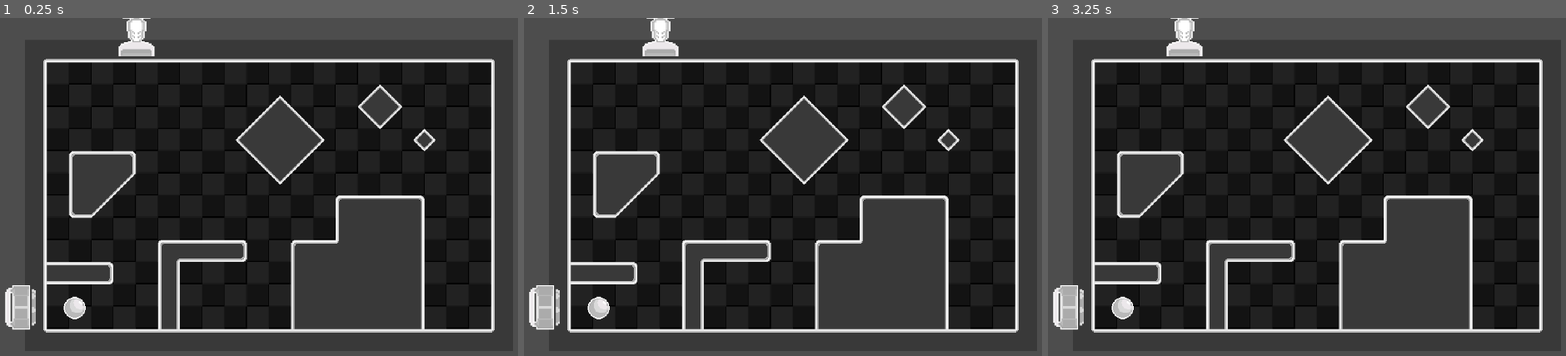
Above: before the commit, frames 1-3 (left to right).
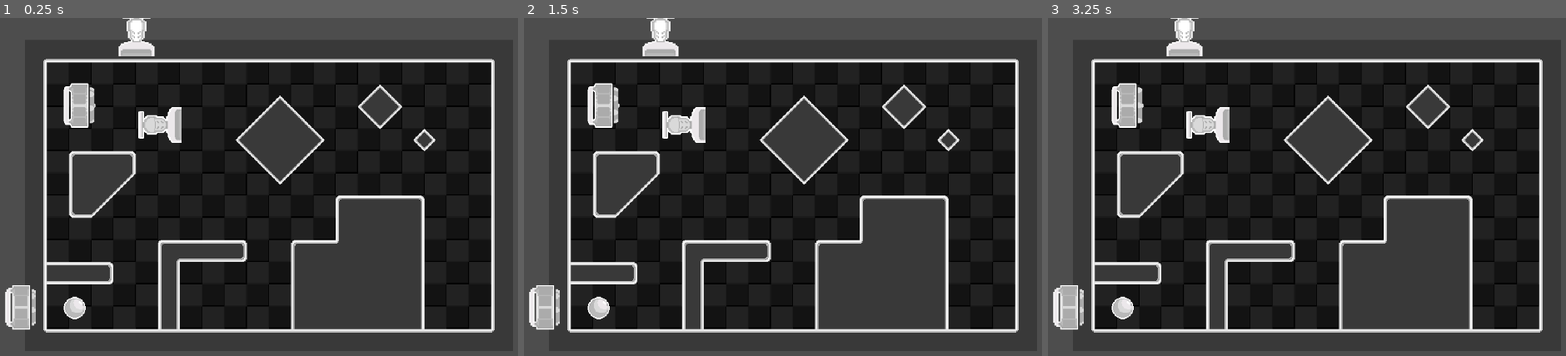
Above: after the commit, the same moments.

Repository: corpusCallosotomy/jamfest2024
Game: Godot game, scene res://Ethan Contributions/asset_test.tscn
Same seed, same stepped clock (60 frames per second), same inputs: the game is played once before the commit and once after it. The project has no main scene, so this scene is started directly.
Inputs:
- Up to frame 1 (0.25 s): no input
- Up to frame 2 (1.5 s): tap Enter at 0.5 s; tap Space at 1.25 s
- Up to frame 3 (3.25 s): tap Enter at 2 s; tap Space at 2.75 s

The runs differ from the first frame. In frame 1, 1.3% of the frame differs, in the area x 12-36%, y 19-37%; in frame 2, 1.3%; in frame 3, 1.3%.

Commit message:
New fan, new vacuum.

Diff:
--- a/Ethan Contributions/asset_test.tscn
+++ b/Ethan Contributions/asset_test.tscn
@@ -1,10 +1,12 @@
-[gd_scene load_steps=6 format=4 uid="uid://bn8fvxabvc7dw"]
+[gd_scene load_steps=8 format=4 uid="uid://bn8fvxabvc7dw"]
 
 [ext_resource type="PackedScene" uid="uid://bfs177xumr5p2" path="res://Ethan Contributions/assets/background.tscn" id="1_7qecu"]
 [ext_resource type="PackedScene" uid="uid://psmm10cnhk4" path="res://Ethan Contributions/assets/environment.tscn" id="2_ps8kc"]
 [ext_resource type="Texture2D" uid="uid://b74mb0djlihnu" path="res://Ethan Contributions/assets/Ball.png" id="3_x1k4d"]
 [ext_resource type="Texture2D" uid="uid://dn84yvuawin37" path="res://Ethan Contributions/assets/Fan.png" id="4_1buqu"]
 [ext_resource type="Texture2D" uid="uid://cwvc5la5ldkbo" path="res://Ethan Contributions/assets/Vacuum.png" id="5_usylr"]
+[ext_resource type="PackedScene" uid="uid://dc4ovytc2po4n" path="res://Ethan Contributions/refurbished assets/fan_animated.tscn" id="6_3mix2"]
+[ext_resource type="Texture2D" uid="uid://oc1nebab3iqu" path="res://Ethan Contributions/refurbished assets/Vacuum.png" id="7_q784o"]
 
 [node name="Node2D" type="Node2D"]
 
@@ -31,3 +33,11 @@
 rotation = 1.57079
 scale = Vector2(2, 2)
 texture = ExtResource("5_usylr")
+
+[node name="fan_animated" parent="." instance=ExtResource("6_3mix2")]
+position = Vector2(-264, -194)
+autoplay = "default"
+
+[node name="Vacuum2" type="Sprite2D" parent="."]
+position = Vector2(-156, -166)
+texture = ExtResource("7_q784o")
--- /dev/null
+++ b/Ethan Contributions/refurbished assets/fan_animated.tscn
@@ -0,0 +1,45 @@
+[gd_scene load_steps=7 format=3 uid="uid://dc4ovytc2po4n"]
+
+[ext_resource type="Texture2D" uid="uid://7uwb18mre01b" path="res://Ethan Contributions/refurbished assets/FanSpritesheet.png" id="1_b1yn2"]
+
+[sub_resource type="AtlasTexture" id="AtlasTexture_rxas8"]
+atlas = ExtResource("1_b1yn2")
+region = Rect2(5, 5, 64, 64)
+
+[sub_resource type="AtlasTexture" id="AtlasTexture_vpwiv"]
+atlas = ExtResource("1_b1yn2")
+region = Rect2(74, 5, 64, 64)
+
+[sub_resource type="AtlasTexture" id="AtlasTexture_fapcf"]
+atlas = ExtResource("1_b1yn2")
+region = Rect2(143, 5, 64, 64)
+
+[sub_resource type="AtlasTexture" id="AtlasTexture_e88sh"]
+atlas = ExtResource("1_b1yn2")
+region = Rect2(212, 5, 64, 64)
+
+[sub_resource type="SpriteFrames" id="SpriteFrames_hse0s"]
+animations = [{
+"frames": [{
+"duration": 1.0,
+"texture": SubResource("AtlasTexture_rxas8")
+}, {
+"duration": 1.0,
+"texture": SubResource("AtlasTexture_vpwiv")
+}, {
+"duration": 1.0,
+"texture": SubResource("AtlasTexture_fapcf")
+}, {
+"duration": 1.0,
+"texture": SubResource("AtlasTexture_e88sh")
+}],
+"loop": true,
+"name": &"default",
+"speed": 5.0
+}]
+
+[node name="fan_animated" type="AnimatedSprite2D"]
+position = Vector2(-193, -159)
+sprite_frames = SubResource("SpriteFrames_hse0s")
+frame_progress = 0.0352246
+speed_scale = 3.0
--- a/project.godot
+++ b/project.godot
@@ -20,17 +20,16 @@
 window/subwindows/embed_subwindows=false
 window/stretch/mode="viewport"
 
-
 [file_customization]
 
 folder_colors={
 "res://Ethan Contributions/": "teal"
 }
 
+[global_group]
+
+ball=""
+
 [rendering]
 
 textures/canvas_textures/default_texture_filter=0
-
-[global_group]
-
-ball=""
Binary file added: Ethan Contributions/refurbished assets/FanSpritesheet.png
Not shown, added: Ethan Contributions/refurbished assets/FanSpritesheet.png.import
Binary file added: Ethan Contributions/refurbished assets/Vacuum.png
Not shown, added: Ethan Contributions/refurbished assets/Vacuum.png.import
Not shown, changed: jam sfx - bonk.wav.import
Not shown, changed: sounds/jam sfx - bonk.wav.import
Not shown, changed: sounds/jam sfx - click.wav.import
Not shown, changed: sounds/jam sfx - vacuum wip.wav.import
Not shown, changed: sounds/jam sfx _ fan.wav.import
